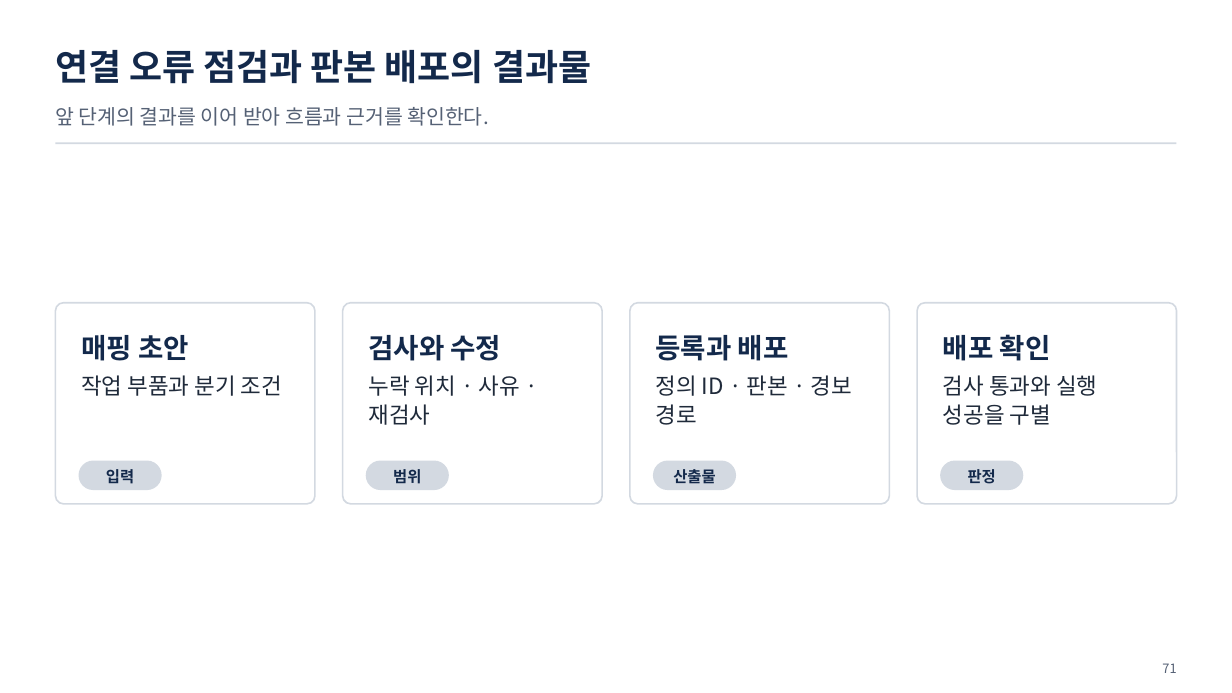
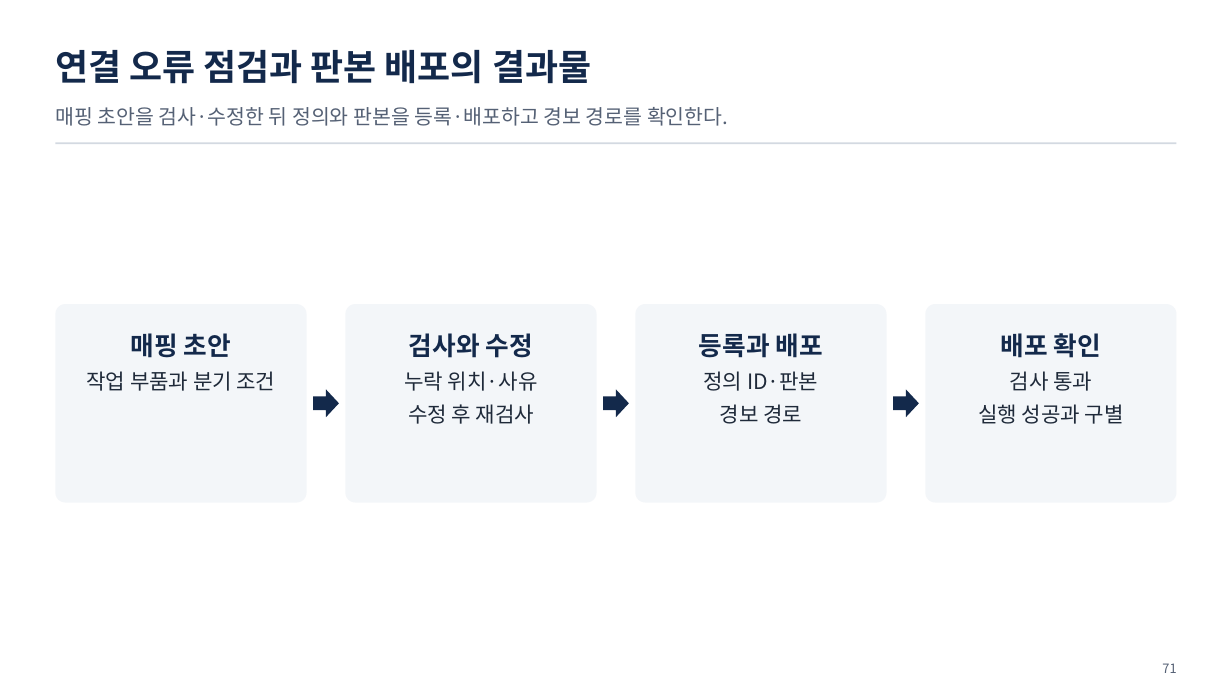
Before and after one commit to uengine-oss/hyd-iot-edu, a slide deck: slide 71 of 산출물/실전반/이론/06회차/실전반_06일차.pptx. Drawn at 1232x693 pixels with LibreOffice and Linux fonts; fonts in the diff are those of the drawing. Boxes give left, top, right and bottom in pixels: in the first picture for what was removed or moved away, otherwise in the second. Text is boxed around its words. In the diff, an @@ line names an element or a change of style, - is before the commit and + after.

Commit message:
교재 6회차 두 과정 전체 내용·화면 검토 및 산출물 마감

```diff
--- a/산출물/실전반/이론/06회차/실전반_06일차.pptx
+++ b/산출물/실전반/이론/06회차/실전반_06일차.pptx
@@ text at (55,107,728,126): text changed @@
-앞 단계의 결과를 이어 받아 흐름과 근거를 확인한다.
+매핑 초안을 검사·수정한 뒤 정의와 판본을 등록·배포하고 경보 경로를 확인한다.
@@ rounded rectangle: place and size @@
-rounded rectangle at (55,303,315,505)
+rounded rectangle at (55,304,307,503)
@@ text "매핑 초안" at (87,333,276,391): size 21.5 to 20 pt in "매핑 초안"; size 17.5 to 16.5 pt in "작업 부품과 분기 조건"; alignment left to centre @@
@@ rounded rectangle: place and size @@
-rounded rectangle at (343,303,603,505)
+rounded rectangle at (346,304,597,503)
@@ text "검사와 수정": place and size @@
-text "검사와 수정" at (368,335,520,425)
+text "검사와 수정" at (404,333,538,424)
@@ rounded rectangle: place and size @@
-rounded rectangle at (630,303,890,505)
+rounded rectangle at (636,304,887,503)
@@ fill #FFFFFF to #F3F6F9; outline #D3D9E1 1.25 pt to none; proportions changed in 4 elements at (55,304,307,503), (346,304,597,503), (636,304,887,503), (925,304,1177,503) @@
@@ rounded rectangle: place and size @@
-rounded rectangle at (917,303,1177,505)
+rounded rectangle at (925,304,1177,503)
@@ text at (409,333,533,358): size 21.5 to 20 pt in "검사와 수정"; alignment left to centre @@
@@ text at (699,333,823,358): size 21.5 to 20 pt in "등록과 배포"; alignment left to centre @@
@@ text at (1001,333,1101,358): size 21.5 to 20 pt in "배포 확인"; alignment left to centre @@
@@ right arrow added at (313,389,339,417), fill #13294B @@
@@ text at (404,371,538,424): text changed; size 17.5 to 16.5 pt @@
-누락 위치 · 사유 · 재검사
+누락 위치·사유
+수정 후 재검사
@@ right arrow added at (604,389,629,417), fill #13294B @@
@@ text at (704,371,818,424): text changed; size 17.5 to 16.5 pt @@
-정의 ID · 판본 · 경보 경로
+정의 ID·판본
+경보 경로
@@ right arrow added at (893,389,919,417), fill #13294B @@
@@ text at (978,371,1124,424): text changed; size 17.5 to 16.5 pt @@
-검사 통과와 실행 성공을 구별
+검사 통과
+실행 성공과 구별
@@ rounded rectangle removed at (79,460,162,490) @@
@@ text removed at (106,469,134,484) @@
-입력
@@ rounded rectangle removed at (366,460,449,490) @@
@@ text removed at (393,469,421,484) @@
-범위
@@ rounded rectangle removed at (653,460,737,490) @@
@@ text removed at (673,469,715,483) @@
-산출물
@@ rounded rectangle removed at (940,460,1023,490) @@
@@ text removed at (968,469,996,484) @@
-판정
```
Also in this commit, not shown: 5 other slides changed, 51 other files.
